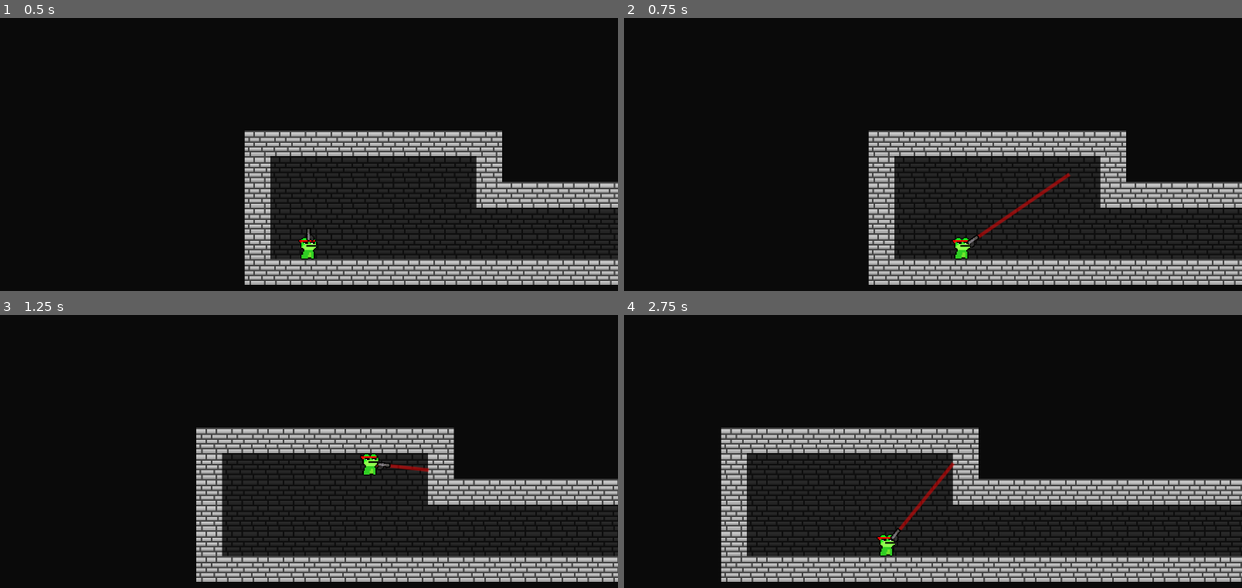
Above: before the commit, frames 1-4 (two rows, left to right).
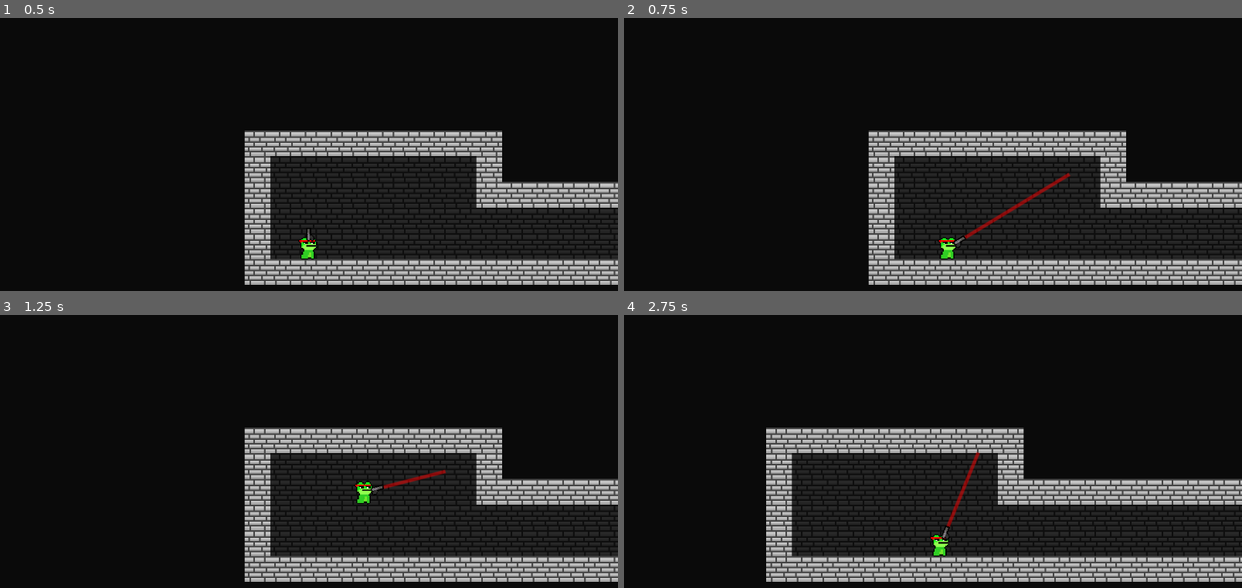
Above: after the commit, the same moments.

Repository: DylanMather2004/Gunphibian
Game: Godot game, scene res://Scenes/Test Scenes/level_generator.tscn
Two runs of this game, one before a commit and one after it. Both use one fixed random seed, a clock stepped at 60 frames per second and the inputs below.
Inputs (mouse positions are in pixels of both pictures, inside the frame that each line leads up to):
- Up to frame 1 (0.5 s): no input
- Up to frame 2 (0.75 s): tap Enter at 0.5 s; move the mouse to (1068, 173) at 0.52 s; hold D (Right) from 0.53 s (still down); hold Right mouse button (Lick) from 0.53 s (still down)
- Up to frame 3 (1.25 s): keep holding D (Right); keep holding Right mouse button (Lick); tap Space (Jump) at 0.77 s
- Up to frame 4 (2.75 s): move the mouse to (809, 506) at 1.27 s; release Right mouse button (Lick) at 1.28 s; right-click (809, 506) at 1.35 s; tap Space (Jump) at 1.52 s; move the mouse to (994, 413) at 2.02 s; release D (Right) at 2.03 s; hold A (Left) from 2.03 s (still down); hold Right mouse button (Lick) from 2.03 s (still down); click (994, 413) at 2.1 s

Frame 1 is identical in both runs. In frame 2, 0.8% of the frame differs, in the area x 50-72%, y 57-89%; in frame 3, 11%; in frame 4, 12%, in the area x 15-100%, y 41-98%.

Commit message:
Slowdown effect added
- Slowdown effect added
- Snail Gravity Fixed

Diff:
--- a/Scripts/Character Scripts/Enemies/Snail.gd
+++ b/Scripts/Character Scripts/Enemies/Snail.gd
@@ -8,7 +8,7 @@
 
 func _physics_process(delta):
 	if !is_on_floor():
-		velocity.y+=_gravity
+		velocity.y+=_gravity*delta
 
 	velocity.x=direction*_move_speed
 	move_and_slide()
--- a/Scripts/Character Scripts/Player.gd
+++ b/Scripts/Character Scripts/Player.gd
@@ -17,6 +17,7 @@
 func _draw():
 	if Input.is_action_pressed("Lick"):
 		draw_line(to_local(global_position),to_local(end_point),line_colour,3,true)
+		Engine.time_scale = 0.5
 
 
 func _physics_process(delta):
@@ -31,6 +32,7 @@
 	velocity.y+=gravity*delta
 
 	if Input.is_action_just_released("Lick"):
+		Engine.time_scale = 1
 		_fling_calculation()
 	move_and_slide()
 	if Input.is_action_just_pressed('Jump'):
